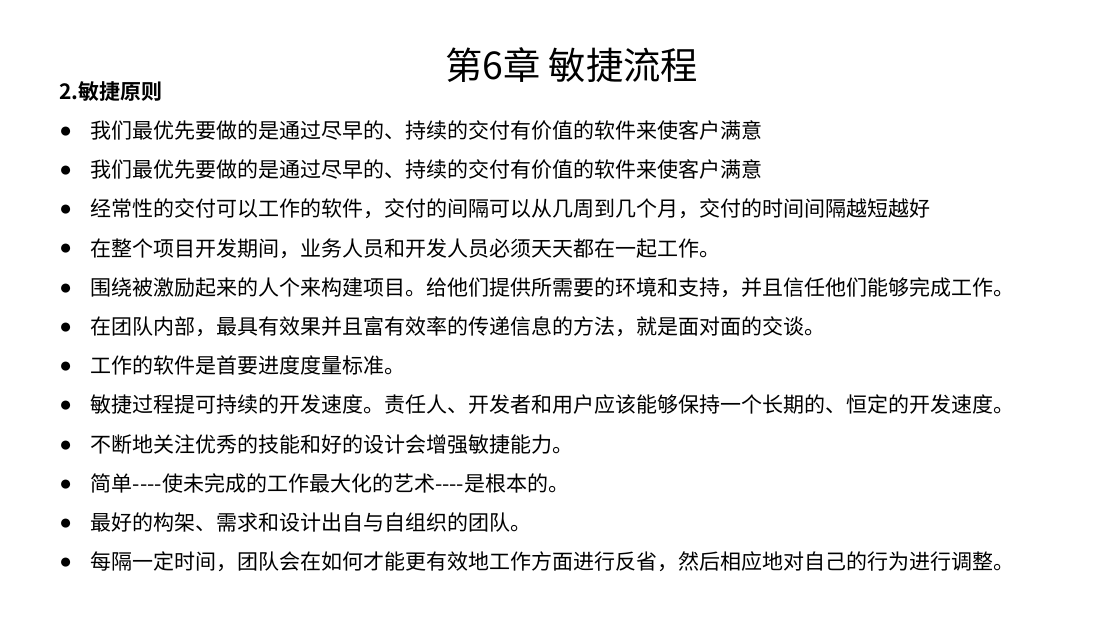
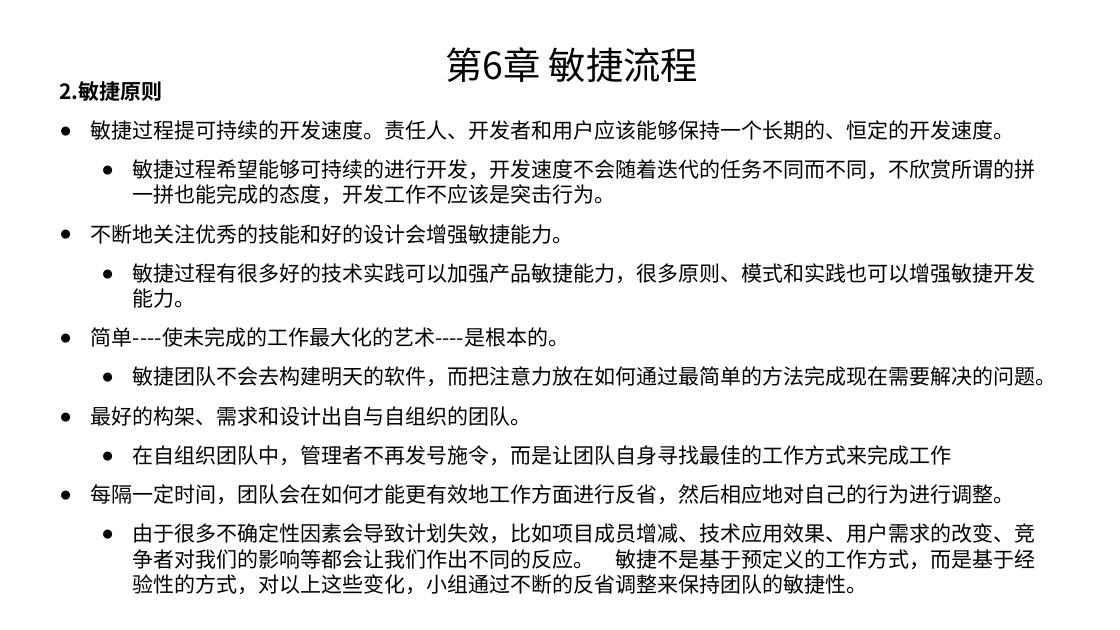
Before and after one commit to TJUGraphics/mseh, a slide deck: slide 6 of 现代软工.pptx (slide 4 before the commit). Drawn at 1120x630 pixels with LibreOffice and Linux fonts; fonts in the diff are those of the drawing. Boxes give left, top, right and bottom in pixels: in the first picture for what was removed or moved away, otherwise in the second. Text is boxed around its words. In the diff, an @@ line names an element or a change of style, - is before the commit and + after.

Commit message:
对敏捷开发原则的理解

```diff
--- a/现代软工.pptx
+++ b/现代软工.pptx
@@ text at box(91, 120, 1015, 375): paragraphs removed @@
-● 我们最优先要做的是通过尽早的、持续的交付有价值的软件来使客户满意
-● 我们最优先要做的是通过尽早的、持续的交付有价值的软件来使客户满意
-● 经常性的交付可以工作的软件，交付的间隔可以从几周到几个月，交付的时间间隔越短越好
-● 在整个项目开发期间，业务人员和开发人员必须天天都在一起工作。
-● 围绕被激励起来的人个来构建项目。给他们提供所需要的环境和支持，并且信任他们能够完成工作。
-● 在团队内部，最具有效果并且富有效率的传递信息的方法，就是面对面的交谈。
-● 工作的软件是首要进度度量标准。
@@ text at box(133, 159, 1036, 204): paragraph added @@
+  ● 敏捷过程希望能够可持续的进行开发，开发速度不会随着迭代的任务不同而不同，不欣赏所谓的拼一拼也能完成的态度，开发工作不应该是突击行为。
@@ text at box(133, 263, 1036, 308): paragraph added @@
+  ● 敏捷过程有很多好的技术实践可以加强产品敏捷能力，很多原则、模式和实践也可以增强敏捷开发能力。
@@ text at box(133, 366, 1057, 386): paragraph added @@
+  ● 敏捷团队不会去构建明天的软件，而把注意力放在如何通过最简单的方法完成现在需要解决的问题。
@@ text at box(133, 445, 952, 465): paragraph added @@
+  ● 在自组织团队中，管理者不再发号施令，而是让团队自身寻找最佳的工作方式来完成工作
@@ text at box(133, 523, 1036, 594): paragraph added @@
+  ● 由于很多不确定性因素会导致计划失效，比如项目成员增减、技术应用效果、用户需求的改变、竞争者对我们的影响等都会让我们作出不同的反应。 敏捷不是基于预定义的工作方式，而是基于经验性的方式，对以上这些变化，小组通过不断的反省调整来保持团队的敏捷性。
```
Also in this commit, not shown: 2 slides added.
